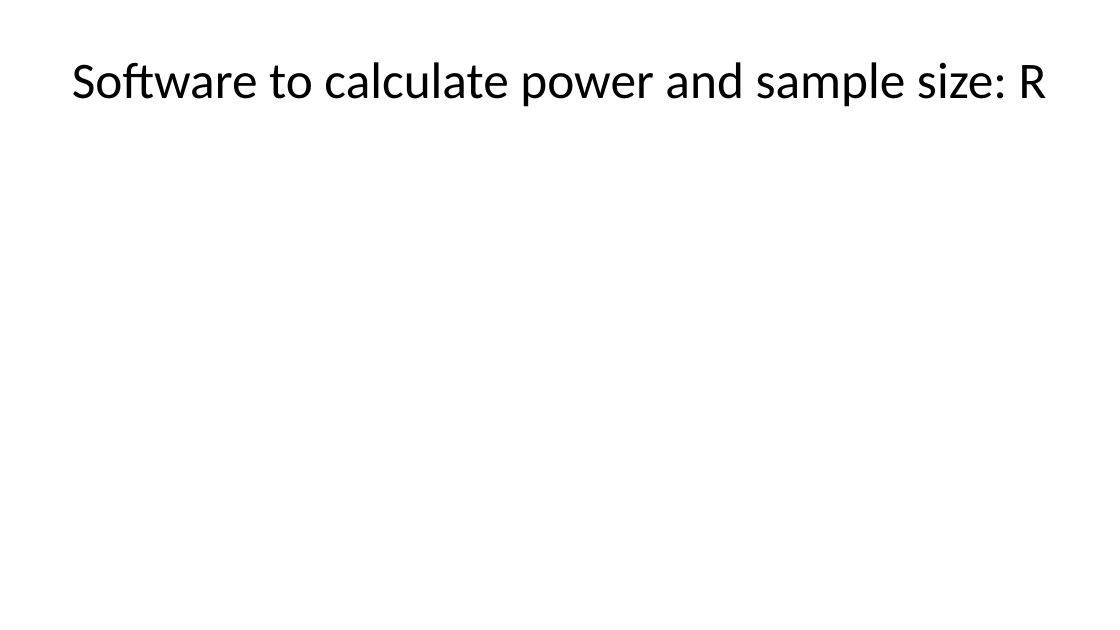
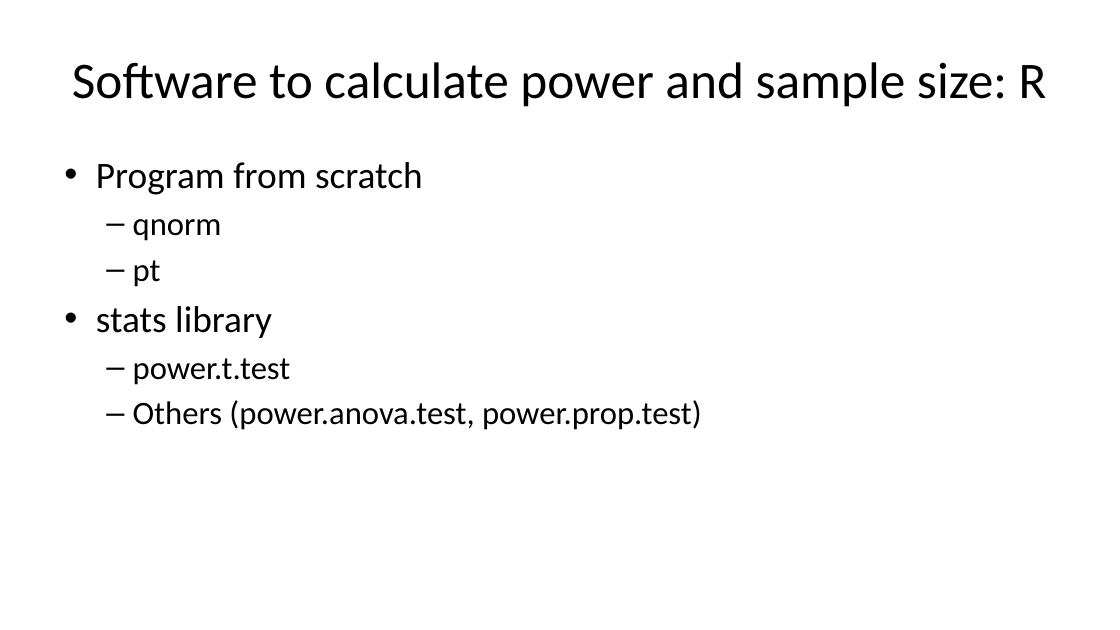
Before and after one commit to pmean/papers-and-presentations, a slide deck: slide 10 of power/power-and-sample-size-slides.pptx (slide 9 before the commit). Drawn at 1120x630 pixels with LibreOffice and Linux fonts; fonts in the diff are those of the drawing. Boxes give left, top, right and bottom in pixels: in the first picture for what was removed or moved away, otherwise in the second. Text is boxed around its words. In the diff, an @@ line names an element or a change of style, - is before the commit and + after.

```diff
--- a/power/power-and-sample-size-slides.pptx
+++ b/power/power-and-sample-size-slides.pptx
@@ text added at <box>96,162,702,430</box>, 28 pt, text #000000 @@
+• Program from scratch
+  – qnorm
+  – pt
+• stats library
+  – power.t.test
+  – Others (power.anova.test, power.prop.test)
```
Also in this commit, not shown: 1 other slide changed, 13 slides added, 1 other file.
